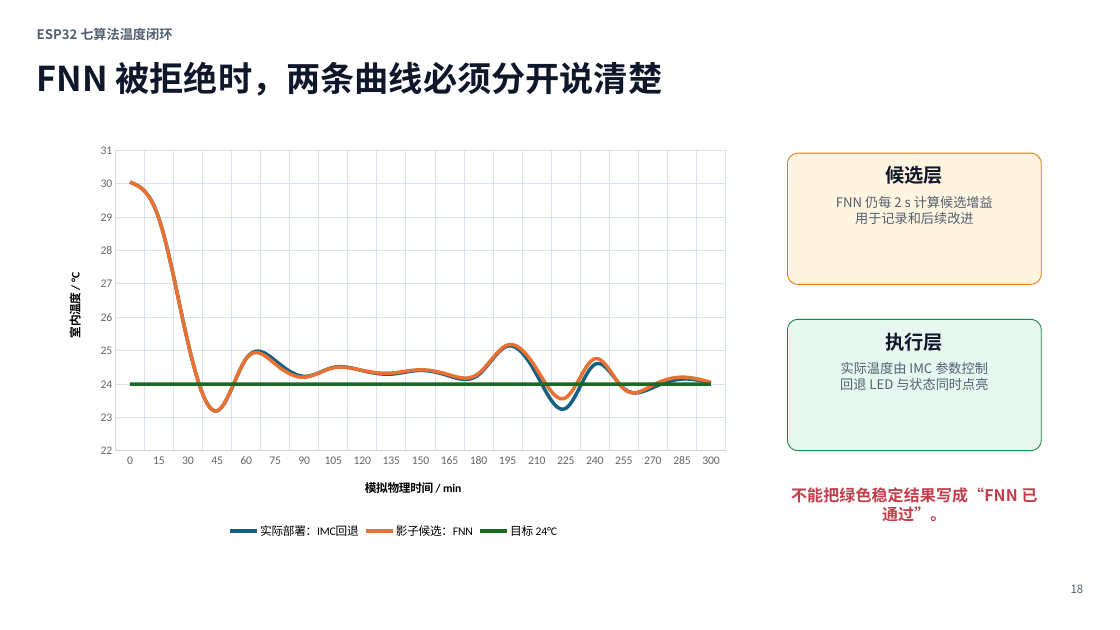
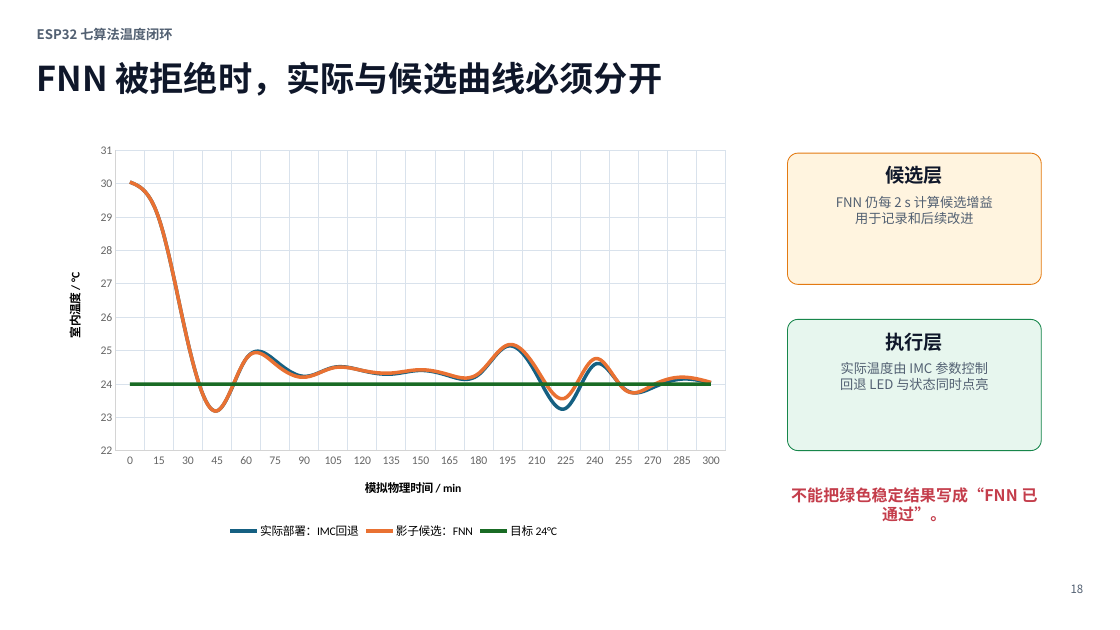
Before and after one commit to HlinForest/hvac-ai-pid-demo, a slide deck: slide 18 of outputs_embedded_demo/ESP32_七算法温度闭环_零基础教学.pptx. Drawn at 1120x630 pixels with LibreOffice and Linux fonts; fonts in the diff are those of the drawing. Boxes give left, top, right and bottom in pixels: in the first picture for what was removed or moved away, otherwise in the second. Text is boxed around its words. In the diff, an @@ line names an element or a change of style, - is before the commit and + after.

```diff
--- a/outputs_embedded_demo/ESP32_七算法温度闭环_零基础教学.pptx
+++ b/outputs_embedded_demo/ESP32_七算法温度闭环_零基础教学.pptx
@@ text at (37,61,663,96): text changed @@
-FNN 被拒绝时，两条曲线必须分开说清楚
+FNN 被拒绝时，实际与候选曲线必须分开
```
Also in this commit, not shown: 19 other slides changed, 24 other files.
